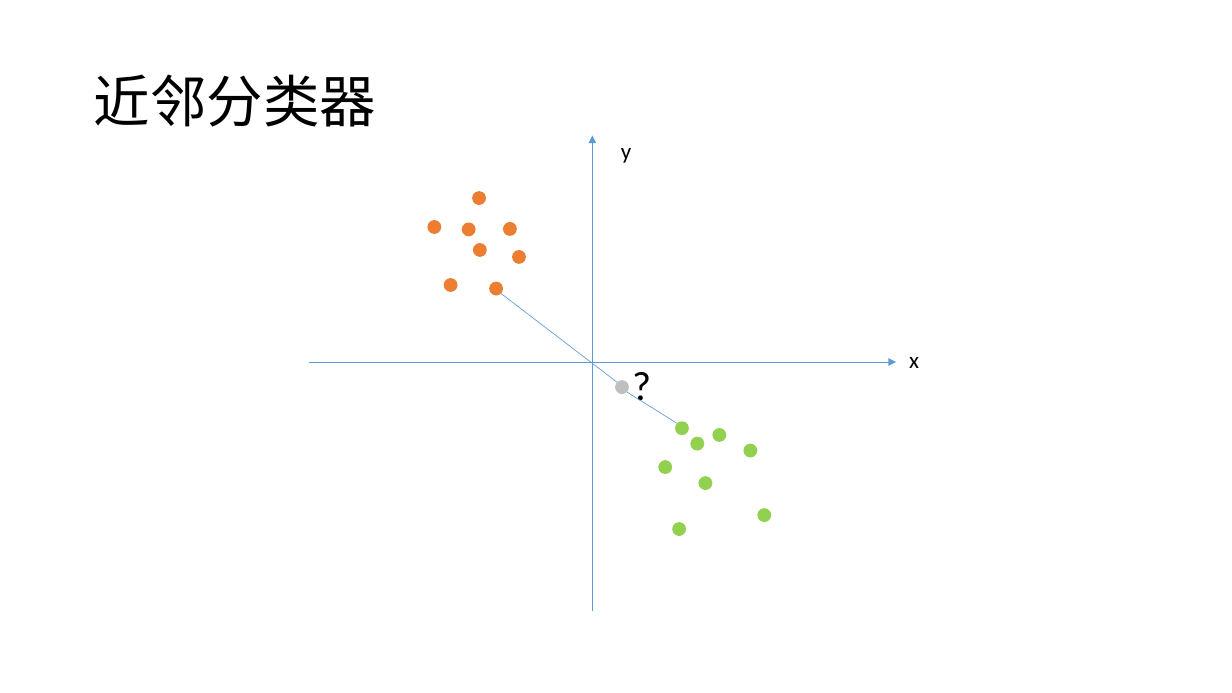
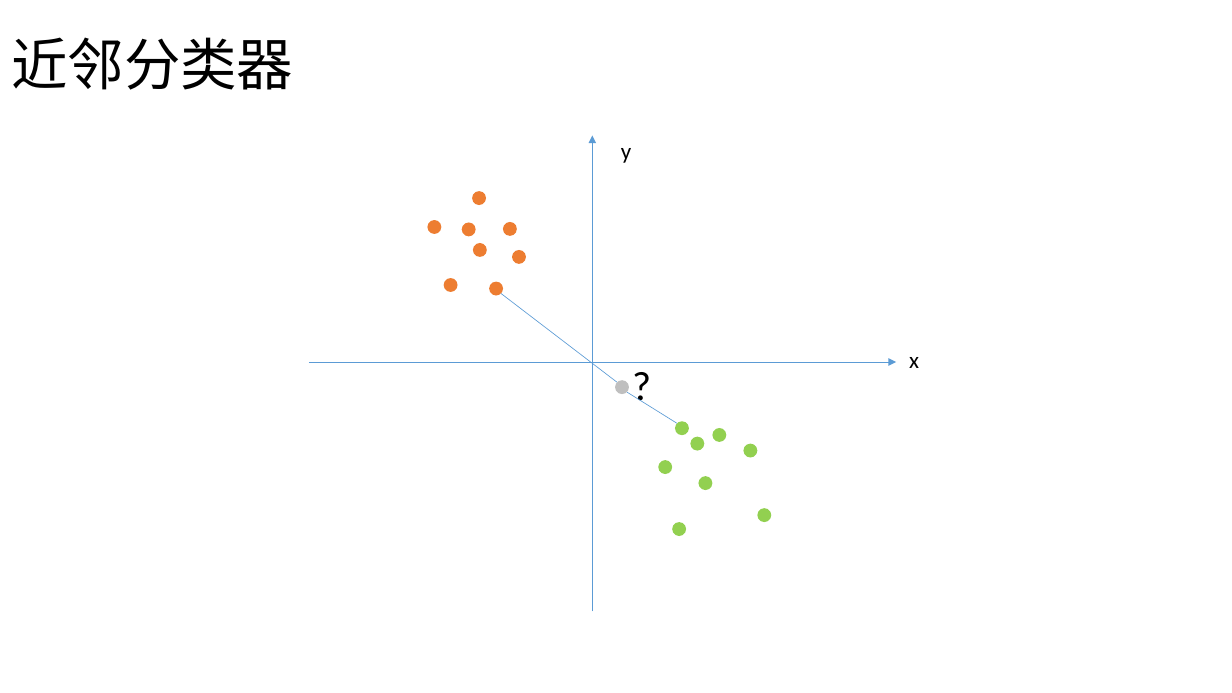
Before and after one commit to plter/HandwriteRecognizerCourse, a slide deck: slide 30 of 机器学习之手写识别.pptx. Drawn at 1232x693 pixels with LibreOffice and Linux fonts; fonts in the diff are those of the drawing. Boxes give left, top, right and bottom in pixels: in the first picture for what was removed or moved away, otherwise in the second. Text is boxed around its words. In the diff, an @@ line names an element or a change of style, - is before the commit and + after.

```diff
--- a/机器学习之手写识别.pptx
+++ b/机器学习之手写识别.pptx
@@ title "近邻分类器": place and size @@
-title "近邻分类器" at (94, 74, 376, 127)
+title "近邻分类器" at (11, 37, 293, 90)
```
Also in this commit, not shown: 1 other slide changed, 2 slides added.
